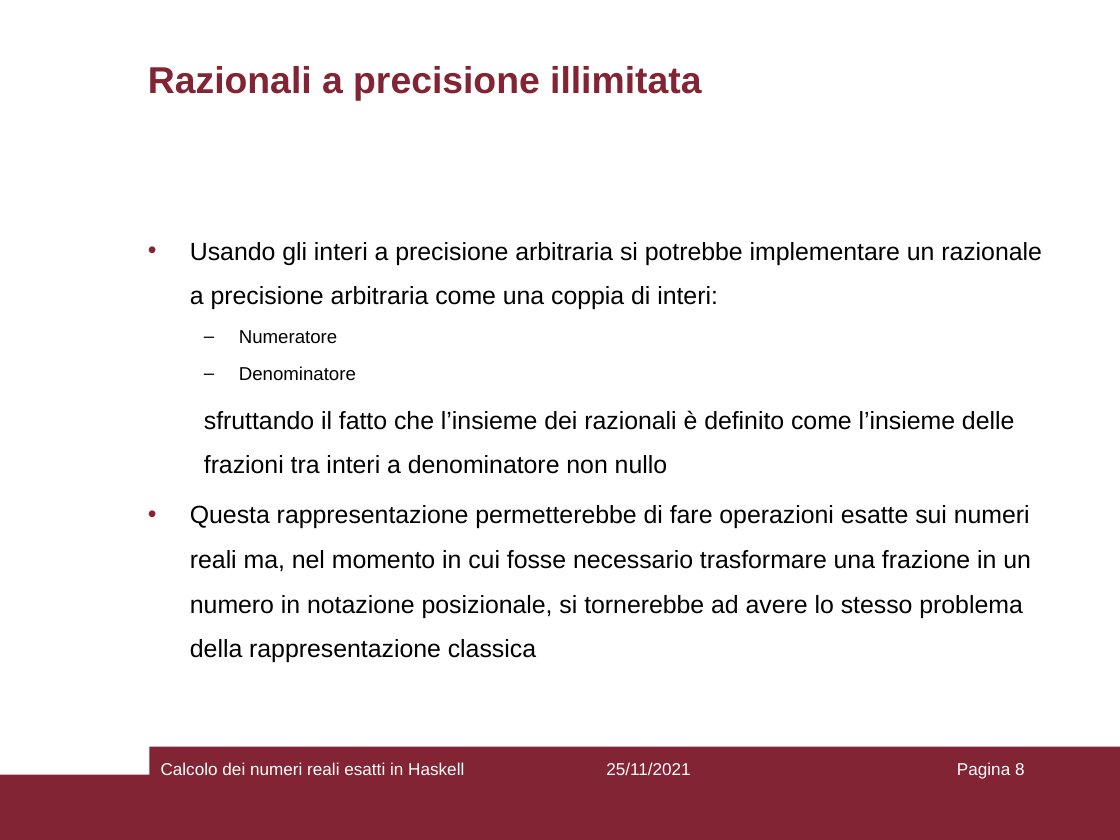
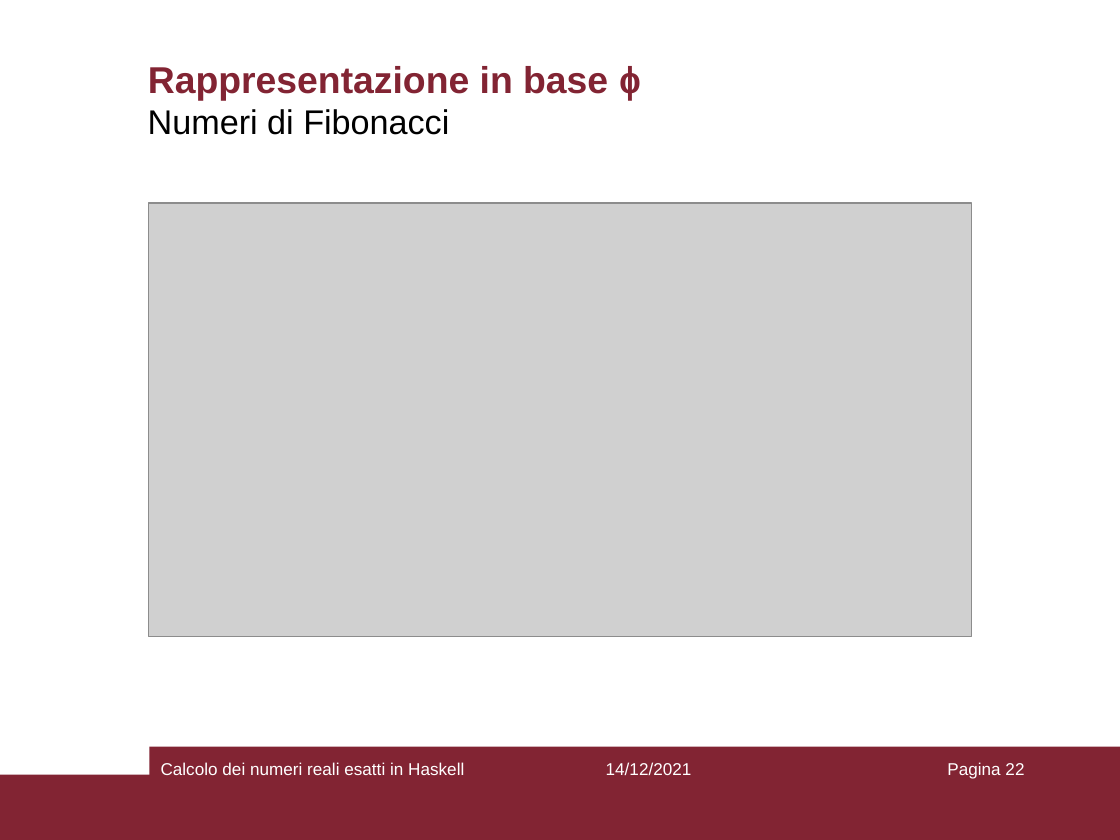
Before and after one commit to Princic-1837592/bachelor-degree-thesis, a slide deck: slide 22 of relazione/presentazione.pptx (slide 8 before the commit). Drawn at 1120x840 pixels with LibreOffice and Linux fonts; fonts in the diff are those of the drawing; grey boxes stand for pictures. Boxes give left, top, right and bottom in pixels: in the first picture for what was removed or moved away, otherwise in the second. Text is boxed around its words. In the diff, an @@ line names an element or a change of style, - is before the commit and + after.

```diff
--- a/relazione/presentazione.pptx
+++ b/relazione/presentazione.pptx
@@ title at <box>148,66,641,101</box>: text changed @@
-Razionali a precisione illimitata
+Rappresentazione in base ϕ
@@ text added at <box>148,109,449,135</box>, 22 pt, text #000000 @@
+Numeri di Fibonacci
@@ picture added at <box>149,203,972,636</box> @@
@@ text removed at <box>190,242,1042,662</box> @@
-• Usando gli interi a precisione arbitraria si potrebbe implementare un razionale a precisione arbitraria come una coppia di interi:
-  – Numeratore
-  – Denominatore
-  sfruttando il fatto che l’insieme dei razionali è definito come l’insieme delle frazioni tra interi a denominatore non nullo
-• Questa rappresentazione permetterebbe di fare operazioni esatte sui numeri reali ma, nel momento in cui fosse necessario trasformare una frazione in un numero in notazione posizionale, si tornerebbe ad avere lo stesso problema della rappresentazione classica
@@ text at <box>606,762,692,775</box>: text changed @@
-25/11/2021
+14/12/2021
@@ page number at <box>947,762,1024,779</box>: text changed @@
-Pagina 8
+Pagina 22
```
Also in this commit, not shown: 8 other slides changed, 13 slides added, 4 slides removed, 17 other files.
